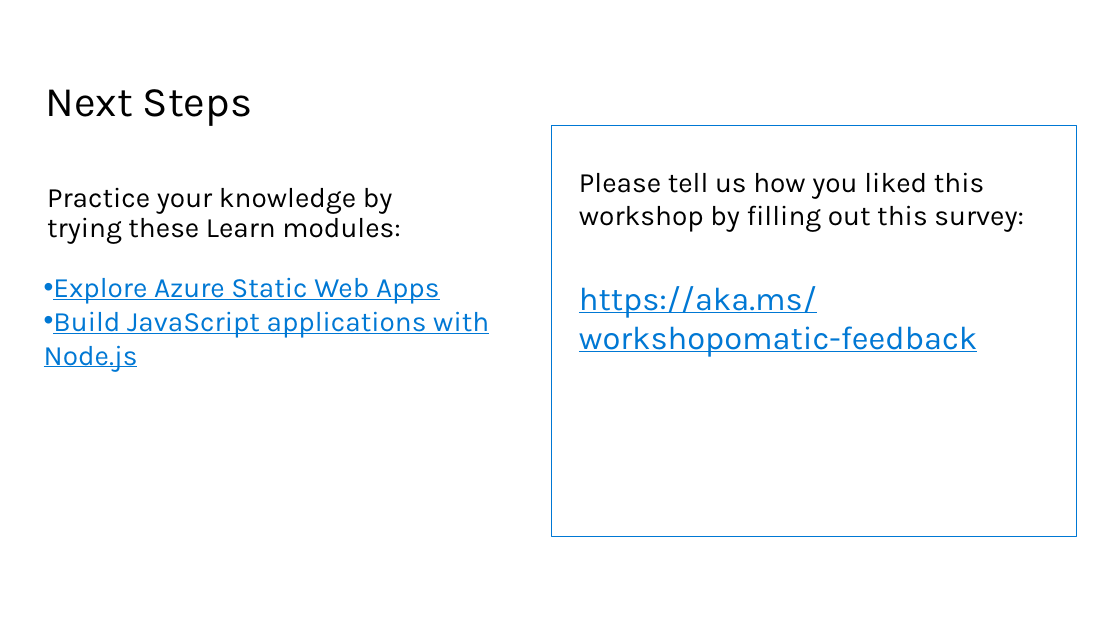
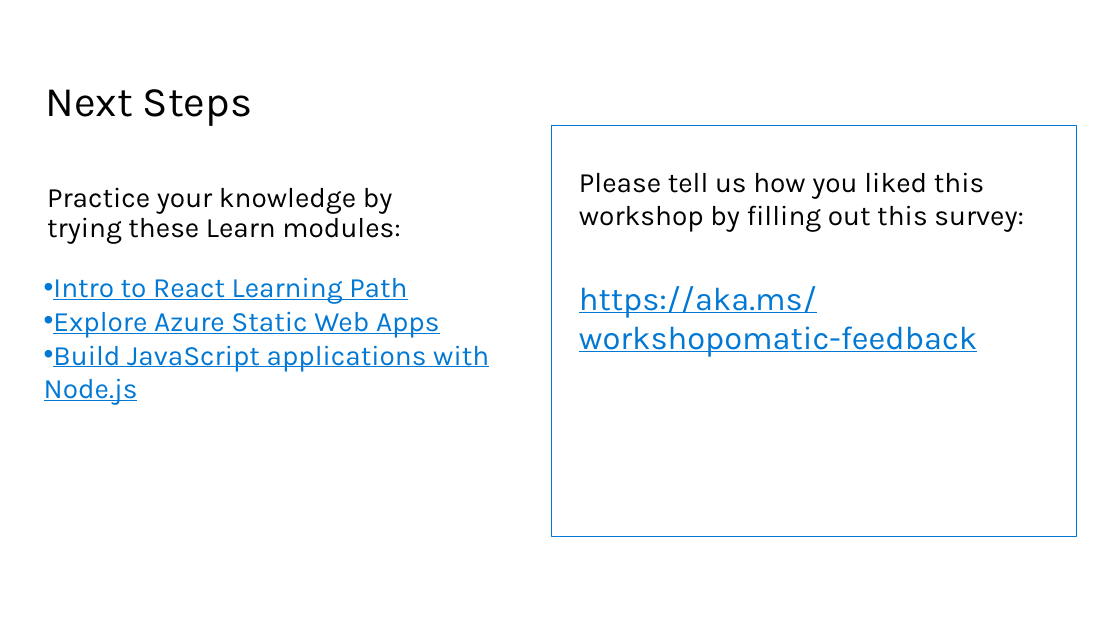
Before and after one commit to microsoft/workshop-library, a slide deck: slide 33 of full/intro-react/slides.pptx. Drawn at 1120x630 pixels with LibreOffice and Linux fonts; fonts in the diff are those of the drawing; background and template pictures are left out. Boxes give left, top, right and bottom in pixels: in the first picture for what was removed or moved away, otherwise in the second. Text is boxed around its words. In the diff, an @@ line names an element or a change of style, - is before the commit and + after.

Commit message:
Updated slide deck for React

```diff
--- a/full/intro-react/slides.pptx
+++ b/full/intro-react/slides.pptx
@@ text at box(53, 277, 407, 304): paragraph added @@
+• Intro to React Learning Path
```
Also in this commit, not shown: 1 other slide changed.
